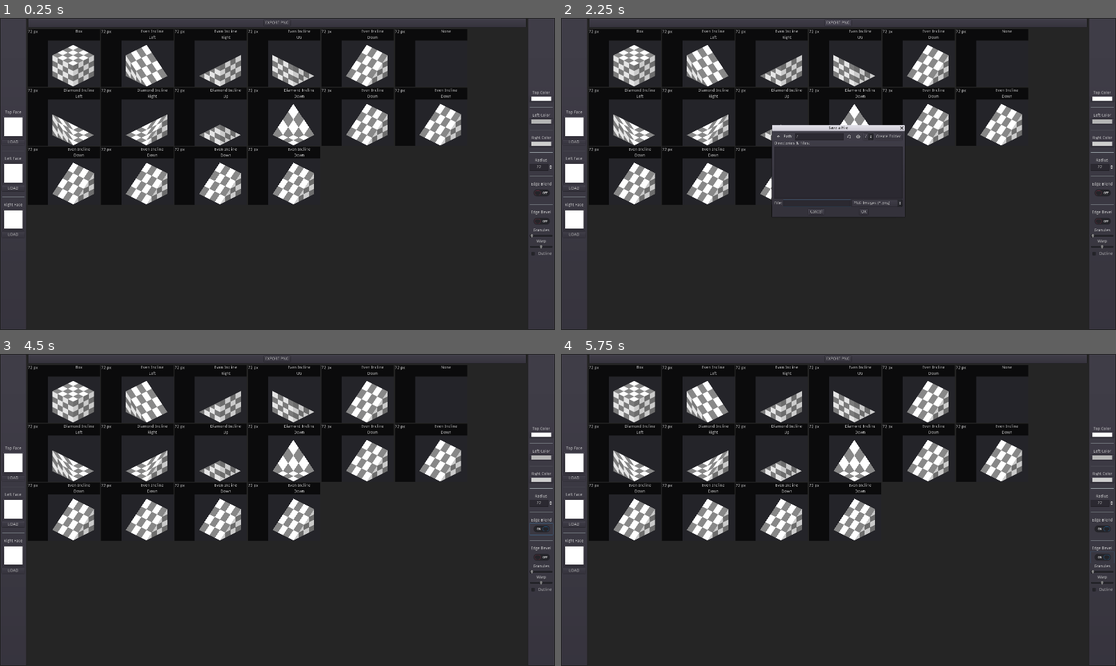
Above: before the commit, frames 1-4 (two rows, left to right).
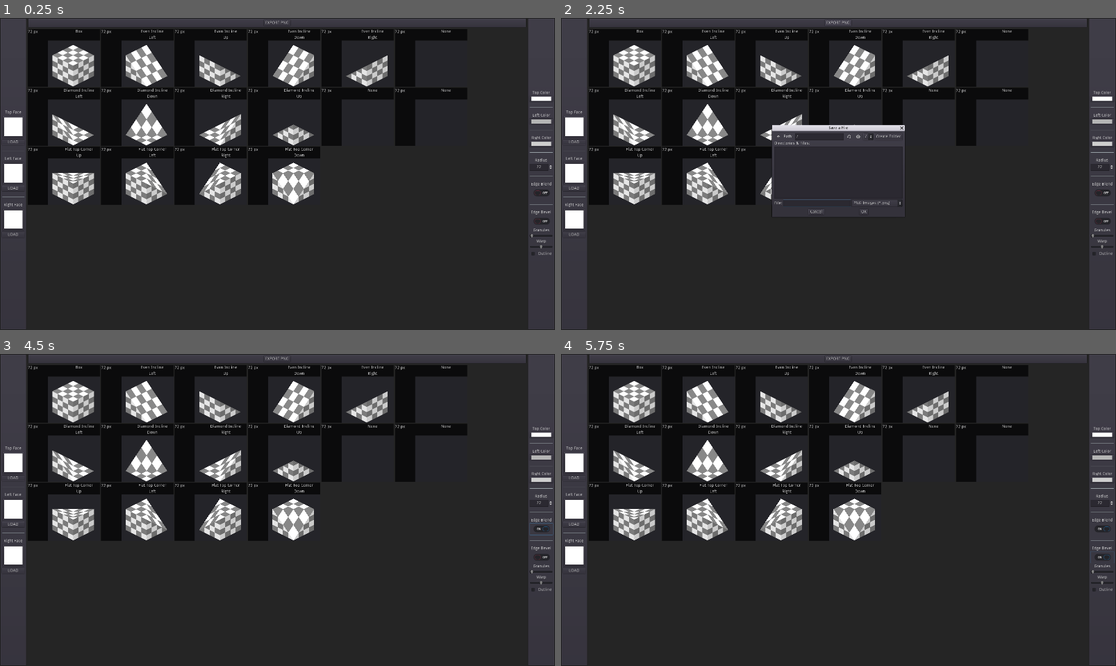
Above: after the commit, the same moments.

Repository: holywar20/IsometricEditor
Game: Godot game, scene res://Workspace.tscn
The game is run twice, just before and just after one commit, with the same random seed, the same clock (stepped at 60 frames per second) and the same inputs.
Inputs (mouse positions are in pixels of both pictures, inside the frame that each line leads up to):
- Up to frame 1 (0.25 s): no input
- Up to frame 2 (2.25 s): click (572, 127) at 0.52 s; click (599, 127) at 1.27 s; click "EXPORT PNG" at 2 s
- Up to frame 3 (4.5 s): click (255, 538) at 2.77 s; type "12" at 2.85 s; click "OK" at 3.5 s; click (543, 528) at 4.25 s
- Up to frame 4 (5.75 s): click (1104, 556) at 5 s

The runs differ from the first frame. In frame 1, 5.6% of the frame differs, in the area x 9-84%, y 5-60%; in frame 2, 4.6%; in frame 3, 5.6%; in frame 4, 5.6%.

Commit message:
Implimented the  rest of the polgygon generation

Diff:
--- a/SingleTextureContainer/Panel.gd
+++ b/SingleTextureContainer/Panel.gd
@@ -7,5 +7,26 @@
 	update()
 
 func _draw():
-	for key in faceData:
-		draw_colored_polygon( faceData[key].points , faceData[key].shading , faceData[key].uvs , load(faceData[key].texturePath ) )
+	draw_colored_polygon (
+		faceData[PolygonPanel.DRAWING_FACES.LEFT].points ,
+		faceData[PolygonPanel.DRAWING_FACES.LEFT].shading ,
+		faceData[PolygonPanel.DRAWING_FACES.LEFT].uvs ,
+		load( faceData[PolygonPanel.DRAWING_FACES.LEFT].texturePath )
+	)
+
+	draw_colored_polygon (
+		faceData[PolygonPanel.DRAWING_FACES.RIGHT].points ,
+		faceData[PolygonPanel.DRAWING_FACES.RIGHT].shading ,
+		faceData[PolygonPanel.DRAWING_FACES.RIGHT].uvs ,
+		load( faceData[PolygonPanel.DRAWING_FACES.RIGHT].texturePath )
+	)
+
+	draw_colored_polygon (
+		faceData[PolygonPanel.DRAWING_FACES.TOP].points ,
+		faceData[PolygonPanel.DRAWING_FACES.TOP].shading ,
+		faceData[PolygonPanel.DRAWING_FACES.TOP].uvs ,
+		load( faceData[PolygonPanel.DRAWING_FACES.TOP].texturePath )
+	)
+	#
+	#for key in faceData:
+	#	draw_colored_polygon( faceData[key].points , faceData[key].shading , faceData[key].uvs , load( faceData[key].texturePath ) )
--- a/SingleTextureContainer/SingleTextureContainer.gd
+++ b/SingleTextureContainer/SingleTextureContainer.gd
@@ -1,5 +1,6 @@
 tool
 extends Panel
+class_name PolygonPanel
 
 onready var drawPanel = $Panel
 
@@ -44,32 +45,72 @@
 
 ])
 
-var rampFaceUVs  = [
-	# LEFT RAMP
-	PoolVector2Array([
-		Vector2(0, 0) , Vector2(1, 1) , Vector2(1, 1) , Vector2(0, 1)
-	]),
-	# DOWN RAMP
-	PoolVector2Array([
-		Vector2(0, 0) , Vector2(1, 0), Vector2(1, 1) , Vector2(0, 1)
-	]),
-	# Right Ramp
-	PoolVector2Array([
-		Vector2(0, 0) , Vector2( 1, 0 ), Vector2( 1 , 1), Vector2(0 , 1)
-	]),
-	# UP RAMP
-	PoolVector2Array([
-		Vector2(0, 1) , Vector2(1, 0) , Vector2(1, 1) , Vector2(0, 1)
-	])
-]
+# Use full UVs for all top
+var rampFaceUVs = {
+	DIRECTION.LEFT : {
+		DRAWING_FACES.RIGHT : PoolVector2Array([Vector2(0, 0) , Vector2(1, 1) , Vector2(1, 1) , Vector2(0, 1)]),
+		DRAWING_FACES.LEFT : PoolVector2Array([Vector2(0, 0) , Vector2(1, 1) , Vector2(1, 1) , Vector2(0, 1)])
+	},
+	DIRECTION.RIGHT : {
+		DRAWING_FACES.RIGHT : PoolVector2Array([Vector2(0, 0) , Vector2(1, 0), Vector2(1, 1) , Vector2(0, 1)]),
+		DRAWING_FACES.LEFT : PoolVector2Array([Vector2(0, 0) , Vector2(1, 0) , Vector2(1, 1) , Vector2(0, 1)])
+	},
+	DIRECTION.DOWN : {
+		DRAWING_FACES.RIGHT : PoolVector2Array( [Vector2(0, 0) , Vector2( 1, 0 ), Vector2( 1 , 1), Vector2(0 , 1) ] ),
+		DRAWING_FACES.LEFT : PoolVector2Array( [Vector2(0, 0) , Vector2( 1, 0 ), Vector2( 1 , 1), Vector2(0 , 1) ] )
+	},
+	DIRECTION.UP : {
+		DRAWING_FACES.RIGHT : PoolVector2Array([Vector2(0, 1) , Vector2(1, 0), Vector2(1, 1) , Vector2(0, 1)]),
+		DRAWING_FACES.LEFT : PoolVector2Array([Vector2(0, 0) , Vector2(1, 0), Vector2(1, 1) , Vector2(0, 1)])
+	}
+}
+
+var diamondInclineFaceUVs = {
+	DIRECTION.LEFT : {
+		DRAWING_FACES.RIGHT : PoolVector2Array([Vector2(0, 0) , Vector2(1, 1) , Vector2(1, 1) , Vector2(0, 1)]),
+		DRAWING_FACES.LEFT : PoolVector2Array([Vector2(0, 0) , Vector2(1, 1) , Vector2(1, 1) , Vector2(0, 1)])
+	},
+	DIRECTION.RIGHT : {
+		DRAWING_FACES.RIGHT : PoolVector2Array([Vector2(0, 0) , Vector2(1, 0), Vector2(1, 1) , Vector2(0, 1)]),
+		DRAWING_FACES.LEFT : PoolVector2Array([Vector2(0, 0) , Vector2(1, 0) , Vector2(1, 1) , Vector2(0, 1)])
+	},
+	DIRECTION.DOWN : {
+		DRAWING_FACES.RIGHT : PoolVector2Array( [Vector2(0, 0) , Vector2( 1, 0 ), Vector2( 1 , 1), Vector2(0 , 1) ] ),
+		DRAWING_FACES.LEFT : PoolVector2Array( [Vector2(0, 0) , Vector2( 1, 0 ), Vector2( 1 , 1), Vector2(0 , 1) ] )
+	},
+	DIRECTION.UP : {
+		DRAWING_FACES.RIGHT : PoolVector2Array([Vector2(0, 1) , Vector2(1, 0), Vector2(1, 1) , Vector2(0, 1)]),
+		DRAWING_FACES.LEFT : PoolVector2Array([Vector2(0, 0) , Vector2(1, 0), Vector2(1, 1) , Vector2(0, 1)])
+	}
+}
+
+var flatTopFaceUVs = {
+	DIRECTION.LEFT : {
+		DRAWING_FACES.RIGHT : PoolVector2Array([Vector2(0, 1) , Vector2(1, 0), Vector2(1, 1) , Vector2(0, 1)]),
+		DRAWING_FACES.LEFT : PoolVector2Array([Vector2(0, 0) , Vector2(1, 0) , Vector2(1, 1) , Vector2(0, 1)])
+	},
+	DIRECTION.RIGHT : {
+		DRAWING_FACES.RIGHT : PoolVector2Array([Vector2(0, 0) , Vector2(1, 0), Vector2(1, 1) , Vector2(0, 1)]),
+		DRAWING_FACES.LEFT : PoolVector2Array([Vector2(0, 0) , Vector2(1, 0) , Vector2(1, 1) , Vector2(0, 1)])
+	},
+	DIRECTION.DOWN : {
+		DRAWING_FACES.RIGHT : PoolVector2Array( [Vector2(0, 0) , Vector2( 1, 0 ), Vector2( 1 , 1), Vector2(0 , 1) ] ),
+		DRAWING_FACES.LEFT : PoolVector2Array( [Vector2(0, 0) , Vector2( 1, 0 ), Vector2( 1 , 1), Vector2(0 , 1) ] )
+	},
+	DIRECTION.UP : {
+		DRAWING_FACES.RIGHT : PoolVector2Array([Vector2(0, 0) , Vector2(1, 0), Vector2(1, 1) , Vector2(0, 1)]),
+		DRAWING_FACES.LEFT : PoolVector2Array([Vector2(0, 0) , Vector2(1, 0), Vector2(1, 1) , Vector2(0, 1)])
+	}
+}
+
 enum DIRECTION {
-	LEFT , RIGHT, UP, DOWN
+	LEFT , DOWN , RIGHT, UP
 }
 const DIR_VECTORS = {
 	DIRECTION.LEFT : Vector2.LEFT,
+	DIRECTION.DOWN : Vector2.DOWN,
 	DIRECTION.RIGHT : Vector2.RIGHT,
-	DIRECTION.UP : Vector2.UP,
-	DIRECTION.DOWN : Vector2.DOWN
+	DIRECTION.UP : Vector2.UP
 }
 const DIR_DISPLAY = {
 	DIRECTION.LEFT : "Left" ,
@@ -146,15 +187,17 @@
 			generateRightFace( 0 )
 			generateTopFace( 0 )
 		TEXTURE_TYPES.EVEN_INCLINE:
-			generateLeftFaceRamp( 0 ,  DIR_VECTORS[direction] )
-			generateRightFaceRamp( 0 , DIR_VECTORS[direction] )
-			generateTopFaceRamp( 0 , DIR_VECTORS[direction] )
+			generateLeftFaceRamp( 0 , direction )
+			generateRightFaceRamp( 0 , direction )
+			generateTopFaceRamp( 0 , direction )
 		TEXTURE_TYPES.DIAMOND_INCLINE:
-			generateLeftCornerFace( 0 , DIR_VECTORS[direction] )
-			generateRightCornerFace( 0 , DIR_VECTORS[direction] )
-			generateTopCornerFace( 0 , DIR_VECTORS[direction] )
+			generateLeftCornerFace( 0 , direction )
+			generateRightCornerFace( 0 , direction )
+			generateTopCornerFace( 0 , direction )
 		TEXTURE_TYPES.FLAT_TOP_CORNER:
-			pass
+			generateFlatTopCornerFace( 0 , direction )
+			generateFlatTopLeftCornerFace( 0 , direction )
+			generateFlatTopRightCornerFace(0 , direction )
 		TEXTURE_TYPES.FLAT_BASE_CORNER:
 			pass
 
@@ -197,76 +240,76 @@
 # Generate Ramp
 func generateLeftFaceRamp( shrinkAmount , direction ):
 	var leftFace = PoolVector2Array()
-	if direction == Vector2.LEFT:
-		leftFace.append(Vector2(0, tileRadius / 2) + offset)
-		leftFace.append(Vector2(tileRadius, tileRadius * 2) + offset)
-		leftFace.append(Vector2(tileRadius, tileRadius * 2) + offset)
-		leftFace.append(Vector2(0, 1.5 * tileRadius) + offset)
-	if direction == Vector2.DOWN:
+	if direction == DIRECTION.LEFT:
+		leftFace.append(Vector2(0, tileRadius / 2) + offset)
+		leftFace.append(Vector2(tileRadius, tileRadius * 2) + offset)
+		leftFace.append(Vector2(tileRadius, tileRadius * 2) + offset)
+		leftFace.append(Vector2(0, 1.5 * tileRadius) + offset)
+	if direction == DIRECTION.DOWN:
 		leftFace.append(Vector2(0, tileRadius * 1.5) + offset)
 		leftFace.append(Vector2(tileRadius, tileRadius * 2) + offset)
 		leftFace.append(Vector2(tileRadius, tileRadius * 2) + offset)
 		leftFace.append(Vector2(0, 1.5 * tileRadius) + offset)
-	if direction == Vector2.RIGHT:
+	if direction == DIRECTION.RIGHT:
 		leftFace.append(Vector2(0, tileRadius * 1.5) + offset)
 		leftFace.append(Vector2(tileRadius, tileRadius) + offset)
 		leftFace.append(Vector2(tileRadius, tileRadius * 2) + offset)
 		leftFace.append(Vector2(0, 1.5 * tileRadius) + offset)
-	if direction == Vector2.UP:
+	if direction == DIRECTION.UP:
 		leftFace.append(Vector2(0, tileRadius / 2) + offset)
 		leftFace.append(Vector2(tileRadius, tileRadius) + offset)
 		leftFace.append(Vector2(tileRadius, tileRadius * 2) + offset)
 		leftFace.append(Vector2(0, 1.5 * tileRadius) + offset)
 
 	faceData[DRAWING_FACES.LEFT].points = leftFace
-	faceData[DRAWING_FACES.LEFT].uvs = fullFaceUvs
+	faceData[DRAWING_FACES.LEFT].uvs = rampFaceUVs[direction][DRAWING_FACES.LEFT]
 
 func generateRightFaceRamp( shrinkAmount , direction ):
 
 	var rightFace = PoolVector2Array()
-	if direction == Vector2.LEFT:
+	if direction == DIRECTION.LEFT:
 		rightFace.append(Vector2(tileRadius * 2, tileRadius * 1.5) + offset)
 		rightFace.append(Vector2(tileRadius, tileRadius * 2) + offset)
 		rightFace.append(Vector2(tileRadius, tileRadius * 2) + offset)
 		rightFace.append(Vector2(tileRadius * 2, 1.5 * tileRadius) + offset)
-	if direction == Vector2.DOWN:
+	if direction == DIRECTION.DOWN:
 		rightFace.append(Vector2(tileRadius * 2, tileRadius / 2) + offset)
 		rightFace.append(Vector2(tileRadius, tileRadius * 2) + offset)
 		rightFace.append(Vector2(tileRadius, tileRadius * 2) + offset)
 		rightFace.append(Vector2(tileRadius * 2, 1.5 * tileRadius) + offset)
-	if direction == Vector2.RIGHT:
+	if direction == DIRECTION.RIGHT:
 		rightFace.append(Vector2(tileRadius * 2, tileRadius / 2) + offset)
 		rightFace.append(Vector2(tileRadius, tileRadius) + offset)
 		rightFace.append(Vector2(tileRadius, tileRadius * 2) + offset)
 		rightFace.append(Vector2(tileRadius * 2, 1.5 * tileRadius) + offset)
-	if direction == Vector2.UP:
+	if direction == DIRECTION.UP:
 		rightFace.append(Vector2(tileRadius * 2, tileRadius * 1.5) + offset)
 		rightFace.append(Vector2(tileRadius, tileRadius) + offset)
 		rightFace.append(Vector2(tileRadius, tileRadius * 2) + offset)
 		rightFace.append(Vector2(tileRadius * 2, 1.5 * tileRadius) + offset)
 
 	faceData[DRAWING_FACES.RIGHT].points = rightFace
-	faceData[DRAWING_FACES.RIGHT].uvs = fullFaceUvs
+	faceData[DRAWING_FACES.RIGHT].uvs = rampFaceUVs[direction][DRAWING_FACES.RIGHT]
 
 func generateTopFaceRamp( shrinkAmount , direction ):
 
 	var topFace = PoolVector2Array()
-	if direction == Vector2.LEFT:
-		topFace.append(Vector2(tileRadius, 0) + offset)
-		topFace.append(Vector2(tileRadius * 2, tileRadius * 1.5) + offset)
-		topFace.append(Vector2(tileRadius, tileRadius * 2) + offset)
-		topFace.append(Vector2(0, tileRadius / 2) + offset)
-	if direction == Vector2.DOWN:
-		topFace.append(Vector2(tileRadius, 0) + offset)
-		topFace.append(Vector2(tileRadius * 2, tileRadius / 2) + offset)
-		topFace.append(Vector2(tileRadius, tileRadius * 2) + offset)
-		topFace.append(Vector2(0, tileRadius * 1.5) + offset)
-	if direction == Vector2.RIGHT:
-		topFace.append(Vector2(tileRadius, tileRadius) + offset)
-		topFace.append(Vector2(tileRadius * 2, tileRadius / 2) + offset)
-		topFace.append(Vector2(tileRadius, tileRadius) + offset)
-		topFace.append(Vector2(0, tileRadius * 1.5) + offset)
-	if direction == Vector2.UP:
+	if direction == DIRECTION.LEFT:
+		topFace.append(Vector2(tileRadius, 0) + offset)
+		topFace.append(Vector2(tileRadius * 2, tileRadius * 1.5) + offset)
+		topFace.append(Vector2(tileRadius, tileRadius * 2) + offset)
+		topFace.append(Vector2(0, tileRadius / 2) + offset)
+	if direction == DIRECTION.DOWN:
+		topFace.append(Vector2(tileRadius, 0) + offset)
+		topFace.append(Vector2(tileRadius * 2, tileRadius / 2) + offset)
+		topFace.append(Vector2(tileRadius, tileRadius * 2) + offset)
+		topFace.append(Vector2(0, tileRadius * 1.5) + offset)
+	if direction == DIRECTION.RIGHT:
+		topFace.append(Vector2(tileRadius, tileRadius) + offset)
+		topFace.append(Vector2(tileRadius * 2, tileRadius / 2) + offset)
+		topFace.append(Vector2(tileRadius, tileRadius) + offset)
+		topFace.append(Vector2(0, tileRadius * 1.5) + offset)
+	if direction == DIRECTION.UP:
 		topFace.append(Vector2(tileRadius, tileRadius) + offset)
 		topFace.append(Vector2(tileRadius * 2, tileRadius * 1.5) + offset)
 		topFace.append(Vector2(tileRadius, tileRadius) + offset)
@@ -279,22 +322,22 @@
 func generateTopCornerFace( shrinkAmount , direction ):
 	var topFace = PoolVector2Array()
 
-	if direction == Vector2.LEFT:
-		topFace.append(Vector2(tileRadius, tileRadius) + offset)
-		topFace.append(Vector2(tileRadius * 2, tileRadius * 1.5) + offset)
-		topFace.append(Vector2(tileRadius, tileRadius * 2) + offset)
-		topFace.append(Vector2(0, tileRadius / 2) + offset)
-	if direction == Vector2.DOWN:
-		topFace.append(Vector2(tileRadius, 0) + offset)
-		topFace.append(Vector2(tileRadius * 2, tileRadius * 1.5) + offset)
-		topFace.append(Vector2(tileRadius, tileRadius * 2) + offset)
-		topFace.append(Vector2(0, tileRadius * 1.5) + offset)
-	if direction == Vector2.RIGHT:
-		topFace.append(Vector2(tileRadius, tileRadius) + offset)
-		topFace.append(Vector2(tileRadius * 2, tileRadius / 2) + offset)
-		topFace.append(Vector2(tileRadius, tileRadius * 2) + offset)
-		topFace.append(Vector2(0, tileRadius * 1.5) + offset)
-	if direction == Vector2.UP:
+	if direction == DIRECTION.LEFT:
+		topFace.append(Vector2(tileRadius, tileRadius) + offset)
+		topFace.append(Vector2(tileRadius * 2, tileRadius * 1.5) + offset)
+		topFace.append(Vector2(tileRadius, tileRadius * 2) + offset)
+		topFace.append(Vector2(0, tileRadius / 2) + offset)
+	if direction == DIRECTION.DOWN:
+		topFace.append(Vector2(tileRadius, 0) + offset)
+		topFace.append(Vector2(tileRadius * 2, tileRadius * 1.5) + offset)
+		topFace.append(Vector2(tileRadius, tileRadius * 2) + offset)
+		topFace.append(Vector2(0, tileRadius * 1.5) + offset)
+	if direction == DIRECTION.RIGHT:
+		topFace.append(Vector2(tileRadius, tileRadius) + offset)
+		topFace.append(Vector2(tileRadius * 2, tileRadius / 2) + offset)
+		topFace.append(Vector2(tileRadius, tileRadius * 2) + offset)
+		topFace.append(Vector2(0, tileRadius * 1.5) + offset)
+	if direction == DIRECTION.UP:
 		topFace.append(Vector2(tileRadius, tileRadius) + offset)
 		topFace.append(Vector2(tileRadius * 2, tileRadius * 1.5) + offset)
 		topFace.append(Vector2(tileRadius, tileRadius) + offset)
@@ -305,32 +348,106 @@
 
 func generateLeftCornerFace( shrinkAmount, direction ):
 	var leftFace = PoolVector2Array()
-	if direction == Vector2.LEFT:
-		leftFace.append(Vector2(0, tileRadius / 2) + offset)
-		leftFace.append(Vector2(tileRadius, tileRadius * 2) + offset)
-		leftFace.append(Vector2(tileRadius, tileRadius * 2) + offset)
-		leftFace.append(Vector2(0, 1.5 * tileRadius) + offset)
-	if direction == Vector2.UP:
+	if direction == DIRECTION.LEFT:
+		leftFace.append(Vector2(0, tileRadius / 2) + offset)
+		leftFace.append(Vector2(tileRadius, tileRadius * 2) + offset)
+		leftFace.append(Vector2(tileRadius, tileRadius * 2) + offset)
+		leftFace.append(Vector2(0, 1.5 * tileRadius) + offset)
+	if direction == DIRECTION.UP:
 		leftFace.append(Vector2(0, tileRadius * 1.5) + offset)
 		leftFace.append(Vector2(tileRadius, tileRadius) + offset)
 		leftFace.append(Vector2(tileRadius, tileRadius * 2) + offset)
 		leftFace.append(Vector2(0, 1.5 * tileRadius) + offset)
 
 	faceData[DRAWING_FACES.LEFT].points = leftFace
-	faceData[DRAWING_FACES.LEFT].uvs = fullFaceUvs
+	faceData[DRAWING_FACES.LEFT].uvs =  diamondInclineFaceUVs[direction][DRAWING_FACES.LEFT]
 
 func generateRightCornerFace( shrinkAmount, direction ):
 	var rightFace  = PoolVector2Array()
-	if direction == Vector2.RIGHT:
+
+	if direction == DIRECTION.RIGHT:
 		rightFace.append(Vector2(tileRadius * 2, tileRadius / 2) + offset)
 		rightFace.append(Vector2(tileRadius, tileRadius * 2) + offset)
 		rightFace.append(Vector2(tileRadius, tileRadius * 2) + offset)
 		rightFace.append(Vector2(tileRadius * 2, 1.5 * tileRadius) + offset)
-	if direction == Vector2.UP:
+	if direction == DIRECTION.UP:
 		rightFace.append(Vector2(tileRadius * 2, tileRadius * 1.5) + offset)
 		rightFace.append(Vector2(tileRadius, tileRadius) + offset)
 		rightFace.append(Vector2(tileRadius, tileRadius * 2) + offset)
 		rightFace.append(Vector2(tileRadius * 2, 1.5 * tileRadius) + offset)
 
 	faceData[DRAWING_FACES.RIGHT].points = rightFace
-	faceData[DRAWING_FACES.RIGHT].uvs = fullFaceUvs
+	faceData[DRAWING_FACES.RIGHT].uvs = diamondInclineFaceUVs[direction][DRAWING_FACES.RIGHT]
+
+func generateFlatTopLeftCornerFace( shrinkAmount, direction ):
+	var leftFace = PoolVector2Array()
+
+	if direction == DIRECTION.LEFT:
+		leftFace.append(Vector2(0, tileRadius / 2) + offset)
+		leftFace.append(Vector2(tileRadius, tileRadius) + offset)
+		leftFace.append(Vector2(tileRadius, tileRadius * 2) + offset)
+		leftFace.append(Vector2(0, 1.5 * tileRadius) + offset)
+	if direction == DIRECTION.DOWN:
+		leftFace.append(Vector2(0, tileRadius / 2) + offset)
+		leftFace.append(Vector2(tileRadius, tileRadius) + offset)
+		leftFace.append(Vector2(tileRadius, tileRadius * 2) + offset)
+		leftFace.append(Vector2(0, 1.5 * tileRadius) + offset)
+	if direction == DIRECTION.RIGHT:
+		leftFace.append(Vector2(0, tileRadius * 1.5) + offset)
+		leftFace.append(Vector2(tileRadius, tileRadius) + offset)
+		leftFace.append(Vector2(tileRadius, tileRadius * 2) + offset)
+		leftFace.append(Vector2(0, 1.5 * tileRadius) + offset)
+	if direction == DIRECTION.UP:
+		leftFace.append(Vector2(0, tileRadius / 2) + offset)
+		leftFace.append(Vector2(tileRadius, tileRadius) + offset)
+		leftFace.append(Vector2(tileRadius, tileRadius * 2) + offset)
+		leftFace.append(Vector2(0, 1.5 * tileRadius) + offset)
+
+	faceData[DRAWING_FACES.LEFT].points = leftFace
+	faceData[DRAWING_FACES.LEFT].uvs = flatTopFaceUVs[direction][DRAWING_FACES.LEFT]
+
+func generateFlatTopRightCornerFace( shrinkAmount, direction ):
+	var rightFace = PoolVector2Array()
+
+	if direction == DIRECTION.LEFT:
+		rightFace.append(Vector2(tileRadius * 2, tileRadius * 1.5) + offset)
+		rightFace.append(Vector2(tileRadius, tileRadius) + offset)
+		rightFace.append(Vector2(tileRadius, tileRadius * 2) + offset)
+		rightFace.append(Vector2(tileRadius * 2, 1.5 * tileRadius) + offset)
+	else:
+		rightFace.append(Vector2(tileRadius * 2, tileRadius / 2) + offset)
+		rightFace.append(Vector2(tileRadius, tileRadius) + offset)
+		rightFace.append(Vector2(tileRadius, tileRadius * 2) + offset)
+		rightFace.append(Vector2(tileRadius * 2, 1.5 * tileRadius) + offset)
+
+	faceData[DRAWING_FACES.RIGHT].points = rightFace
+	faceData[DRAWING_FACES.RIGHT].uvs = flatTopFaceUVs[direction][DRAWING_FACES.RIGHT]
+
+
+
+func generateFlatTopCornerFace( shrinkAmount, direction ):
+	var topFace = PoolVector2Array()
+
+	if direction == DIRECTION.LEFT:
+		topFace.append(Vector2(tileRadius, 0) + offset)
+		topFace.append(Vector2(tileRadius * 2, tileRadius * 1.5) + offset)
+		topFace.append(Vector2(tileRadius, tileRadius) + offset)
+		topFace.append(Vector2(0, tileRadius / 2) + offset)
+	if direction == DIRECTION.DOWN:
+		topFace.append(Vector2(tileRadius, 0) + offset)
+		topFace.append(Vector2(tileRadius * 2, tileRadius / 2) + offset)
+		topFace.append(Vector2(tileRadius, tileRadius * 2) + offset)
+		topFace.append(Vector2(0, tileRadius / 2) + offset)
+	if direction == DIRECTION.RIGHT:
+		topFace.append(Vector2(tileRadius, 0) + offset)
+		topFace.append(Vector2(tileRadius * 2, tileRadius / 2) + offset)
+		topFace.append(Vector2(tileRadius, tileRadius) + offset)
+		topFace.append(Vector2(0, tileRadius * 1.5) + offset)
+	if direction == DIRECTION.UP:
+		topFace.append(Vector2(tileRadius, tileRadius / 2) + offset)
+		topFace.append(Vector2(tileRadius * 2, tileRadius / 2) + offset)
+		topFace.append(Vector2(tileRadius, tileRadius) + offset)
+		topFace.append(Vector2(0, tileRadius / 2) + offset)
+
+	faceData[DRAWING_FACES.TOP].points = topFace
+	faceData[DRAWING_FACES.TOP].uvs = fullFaceUvs
--- a/Workspace.tscn
+++ b/Workspace.tscn
@@ -178,7 +178,7 @@
 margin_left = 508.0
 margin_right = 758.0
 margin_bottom = 200.0
-direction = 1
+direction = 3
 
 [node name="Panel4" parent="MainVBox/GridScroll/GridContainer" instance=ExtResource( 5 )]
 anchor_right = 0.0
@@ -186,7 +186,7 @@
 margin_left = 762.0
 margin_right = 1012.0
 margin_bottom = 200.0
-direction = 2
+direction = 1
 
 [node name="Panel5" parent="MainVBox/GridScroll/GridContainer" instance=ExtResource( 5 )]
 anchor_right = 0.0
@@ -194,7 +194,7 @@
 margin_left = 1016.0
 margin_right = 1266.0
 margin_bottom = 200.0
-direction = 3
+direction = 2
 
 [node name="Panel6" parent="MainVBox/GridScroll/GridContainer" instance=ExtResource( 5 )]
 anchor_right = 0.0
@@ -250,6 +250,7 @@
 margin_top = 204.0
 margin_right = 1266.0
 margin_bottom = 404.0
+myType = 0
 direction = 3
 
 [node name="Panel12" parent="MainVBox/GridScroll/GridContainer" instance=ExtResource( 5 )]
@@ -259,6 +260,7 @@
 margin_top = 204.0
 margin_right = 1520.0
 margin_bottom = 404.0
+myType = 0
 direction = 3
 
 [node name="Panel13" parent="MainVBox/GridScroll/GridContainer" instance=ExtResource( 5 )]
@@ -267,6 +269,7 @@
 margin_top = 408.0
 margin_right = 250.0
 margin_bottom = 608.0
+myType = 4
 direction = 3
 
 [node name="Panel14" parent="MainVBox/GridScroll/GridContainer" instance=ExtResource( 5 )]
@@ -276,7 +279,7 @@
 margin_top = 408.0
 margin_right = 504.0
 margin_bottom = 608.0
-direction = 3
+myType = 4
 
 [node name="Panel15" parent="MainVBox/GridScroll/GridContainer" instance=ExtResource( 5 )]
 anchor_right = 0.0
@@ -285,7 +288,8 @@
 margin_top = 408.0
 margin_right = 758.0
 margin_bottom = 608.0
-direction = 3
+myType = 4
+direction = 2
 
 [node name="Panel16" parent="MainVBox/GridScroll/GridContainer" instance=ExtResource( 5 )]
 anchor_right = 0.0
@@ -294,7 +298,8 @@
 margin_top = 408.0
 margin_right = 1012.0
 margin_bottom = 608.0
-direction = 3
+myType = 4
+direction = 1
 
 [node name="ScrollContainer" type="ScrollContainer" parent="MainVBox"]
 visible = false
--- a/project.godot
+++ b/project.godot
@@ -8,9 +8,14 @@
 
 config_version=4
 
-_global_script_classes=[  ]
+_global_script_classes=[ {
+"base": "Panel",
+"class": "PolygonPanel",
+"language": "GDScript",
+"path": "res://SingleTextureContainer/SingleTextureContainer.gd"
+} ]
 _global_script_class_icons={
-
+"PolygonPanel": ""
 }
 
 [application]
